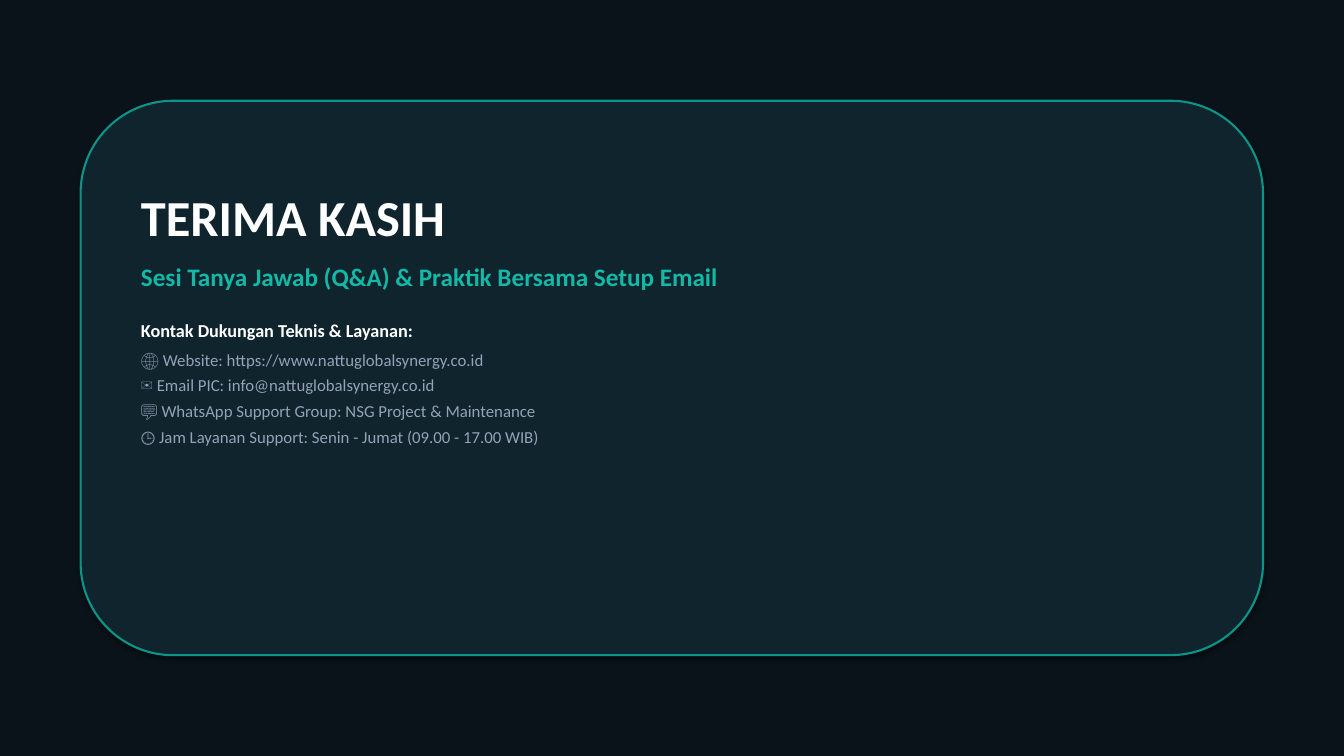
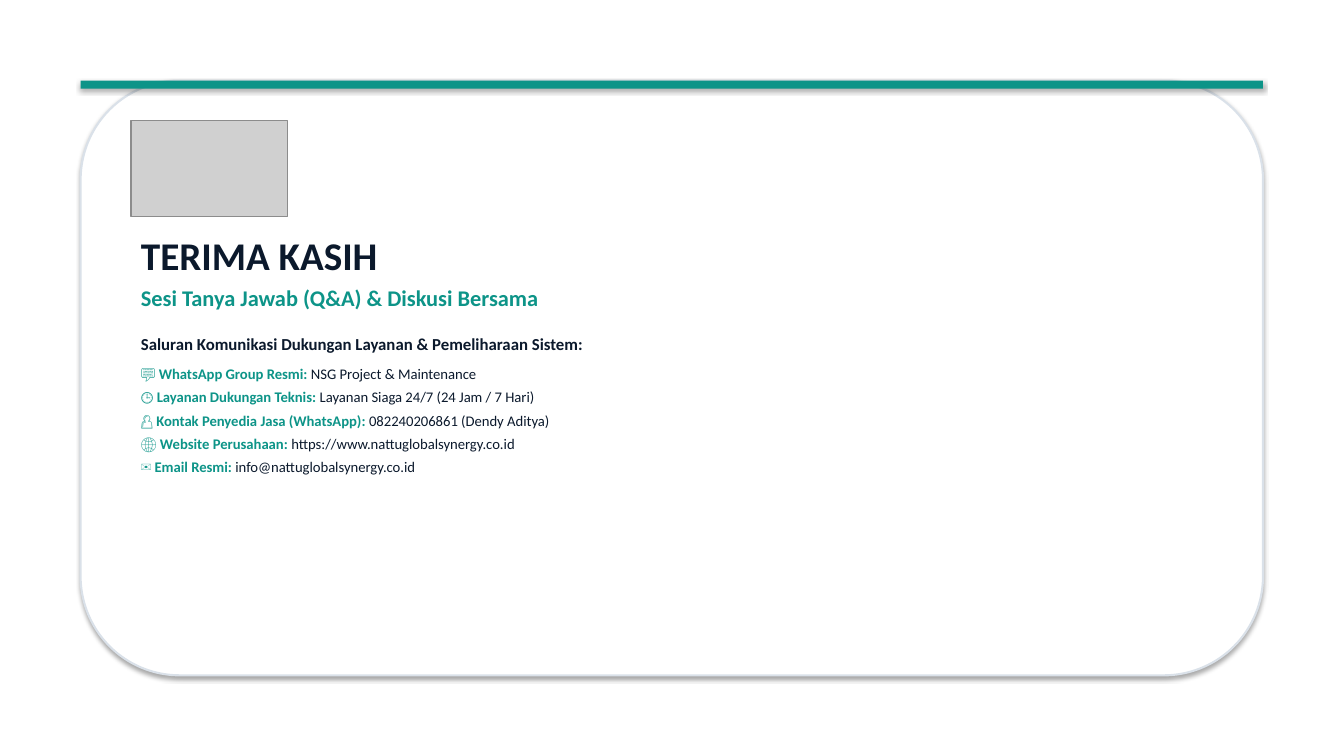
Before and after one commit to dendyoioi/nsg-website, a slide deck: slide 11 of Presentasi_Handover_Website_dan_Pelatihan_Email_NSG.pptx. Drawn at 1344x756 pixels with LibreOffice and Linux fonts; fonts in the diff are those of the drawing; grey boxes stand for pictures. Boxes give left, top, right and bottom in pixels: in the first picture for what was removed or moved away, otherwise in the second. Text is boxed around its words. In the diff, an @@ line names an element or a change of style, - is before the commit and + after.

Commit message:
feat(support): implement support portal, 2-role user auth, Gmail auto-reply, real agent cockpit, 3-hour auto-close rule, and user guide

```diff
--- a/Presentasi_Handover_Website_dan_Pelatihan_Email_NSG.pptx
+++ b/Presentasi_Handover_Website_dan_Pelatihan_Email_NSG.pptx
@@ rectangle removed at (0, 0, 1344, 756) @@
@@ rounded rectangle: place and size @@
-rounded rectangle at (81, 101, 1263, 655)
+rounded rectangle at (81, 81, 1263, 676)
@@ rounded rectangle at (81, 81, 1263, 676): fill #0F242D to #FFFFFF; outline #0D9488 1.5 pt to #DAE1E9 1.5 pt @@
@@ rectangle added at (81, 81, 1263, 89), fill #0D9488 @@
@@ picture added at (131, 121, 287, 217) @@
@@ text "TERIMA KASIH": place and size @@
-text "TERIMA KASIH" at (141, 203, 718, 446)
+text "TERIMA KASIH" at (141, 244, 583, 475)
@@ text at (141, 244, 378, 271): size 36 to 28 pt, text colour #FFFFFF to #0B192C in "TERIMA KASIH"; less space between paragraphs @@
@@ text at (141, 289, 583, 475): text changed; size 12 to 10.5 pt; text colour #94A3B8 to #0B192C; bold on @@
-Sesi Tanya Jawab (Q&A) & Praktik Bersama Setup Email
-Kontak Dukungan Teknis & Layanan:
-🌐 Website: https://www.nattuglobalsynergy.co.id
-✉️ Email PIC: info@nattuglobalsynergy.co.id
-💬 WhatsApp Support Group: NSG Project & Maintenance
-🕒 Jam Layanan Support: Senin - Jumat (09.00 - 17.00 WIB)
+Sesi Tanya Jawab (Q&A) & Diskusi Bersama
+Saluran Komunikasi Dukungan Layanan & Pemeliharaan Sistem:
+💬 WhatsApp Group Resmi: NSG Project & Maintenance
+🕒 Layanan Dukungan Teknis: Layanan Siaga 24/7 (24 Jam / 7 Hari)
+👤 Kontak Penyedia Jasa (WhatsApp): 082240206861 (Dendy Aditya)
+🌐 Website Perusahaan: https://www.nattuglobalsynergy.co.id
+✉️ Email Resmi: info@nattuglobalsynergy.co.id
```
Also in this commit, not shown: 10 slides added, 10 slides removed, 19 other files.
